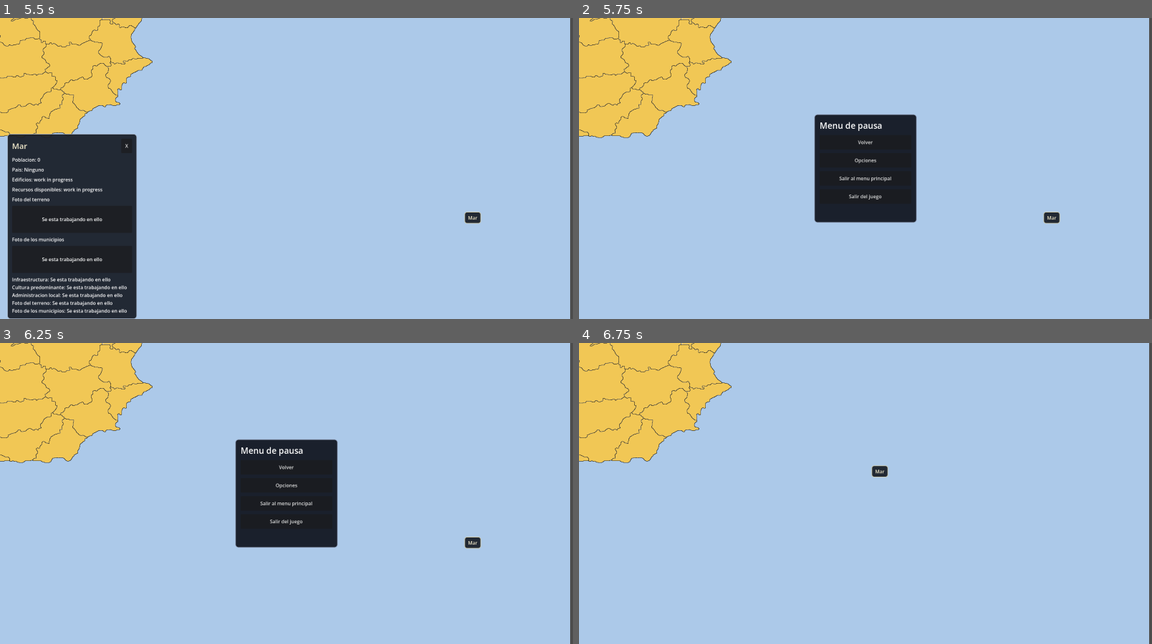
Above: before the commit, frames 1-4 (two rows, left to right).
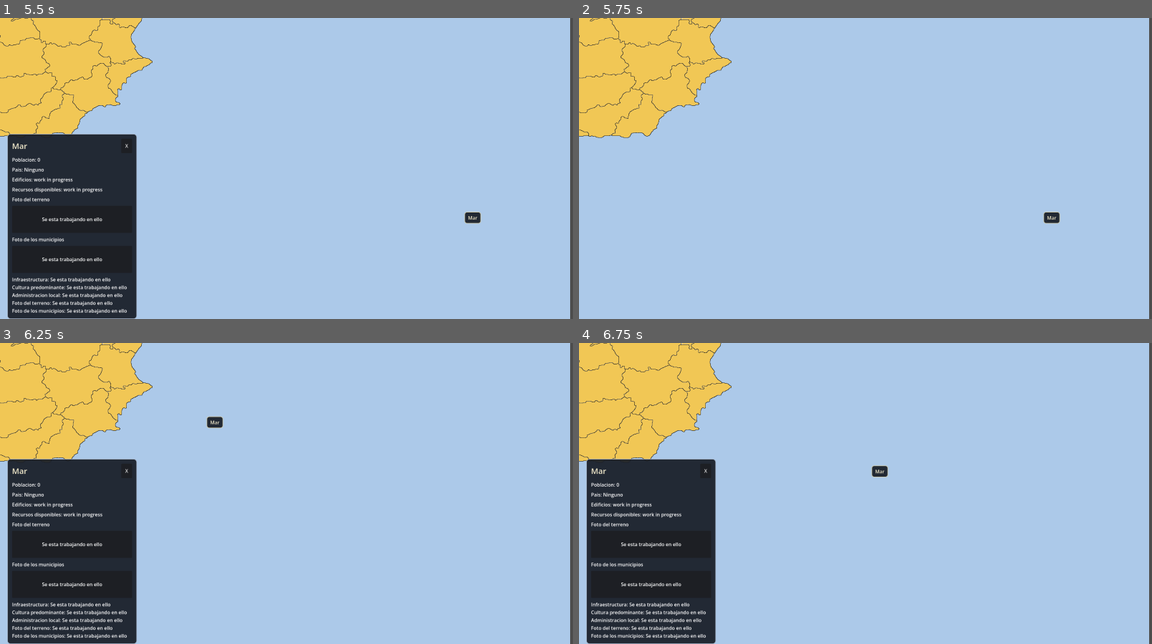
Above: after the commit, the same moments.

Repository: Marcoxis/Balance-of-Power
Game: Godot game, scene res://scenes/Main.tscn
Same seed, same stepped clock (60 frames per second), same inputs: the game is played once before the commit and once after it. This scene is started directly instead of the project's main scene.
Inputs (mouse positions are in pixels of both pictures, inside the frame that each line leads up to):
- Up to frame 1 (5.5 s): tap Enter at 0.5, 3.5, 5 s; move the mouse to (412, 153) at 0.52 s; hold Right (ui_right) 0.53-1.25 s; click (412, 153) at 0.67 s; click "X" at 1.25 s; tap Space at 2, 4.25 s; drag from (171, 183) to (257, 228) at 2.02 s; click "X" at 2.75 s; move the mouse to (343, 102) at 3.52 s; hold Right (ui_right) 3.53-4.25 s; drag from (257, 228) to (114, 123) at 4.27 s; move the mouse to (458, 213) at 5.02 s; hold Left (ui_left) from 5.03 s (still down)
- Up to frame 2 (5.75 s): keep holding Left (ui_left); tap Escape (ui_cancel) at 5.65 s
- Up to frame 3 (6.25 s): release Left (ui_left) at 5.75 s; drag from (114, 448) to (200, 418) at 5.77 s
- Up to frame 4 (6.75 s): click (865, 466) at 6.5 s, where only the run before the commit has a clickable "Volver"

Frame 1 is identical in both runs. In frame 2, 6.4% of the frame differs, in the area x 41-59%, y 32-68%; in frame 3, 21%, in the area x 1-84%, y 24-100%; in frame 4, 14%.

Commit message:
añadido test script, mejoras con el menu de pausa al presionar esc, ya no se ve el nombre de la provincia al salir al menu de pausa

Diff:
--- /dev/null
+++ b/scenes/TestRunner.tscn
@@ -0,0 +1,6 @@
+[gd_scene load_steps=2 format=3]
+
+[ext_resource type="Script" path="res://scripts/test_runner.gd" id="1_4w5ps"]
+
+[node name="TestRunner" type="Node"]
+script = ExtResource("1_4w5ps")
--- /dev/null
+++ b/scripts/test_runner.gd
@@ -0,0 +1,188 @@
+extends Node
+
+const PROVINCES_PATH: String = "res://data/provinces_with_gid.json"
+const COUNTRIES_PATH: String = "res://data/countries.json"
+const TIPS_PATH: String = "res://data/loading_tips.json"
+
+var passed: int = 0
+var failed: int = 0
+
+func _ready() -> void:
+	_run_all_tests()
+	print("")
+	print("Tests completados. OK: %d | ERROR: %d" % [passed, failed])
+	if failed > 0:
+		push_error("Han fallado %d tests." % failed)
+
+func _run_all_tests() -> void:
+	_test_province_data_schema()
+	_test_country_data_schema()
+	_test_province_manager_color_resolution()
+	_test_province_manager_owner_set_get()
+	_test_province_manager_save_roundtrip()
+	_test_province_manager_overlay_builders()
+	_test_nation_manager_load_and_lookup()
+	_test_nation_manager_owner_transfer()
+	_test_nation_manager_save_roundtrip()
+	_test_loading_tips_loader()
+	_test_textures_helpers()
+	_test_scene_resources_load()
+
+func _assert_true(condition: bool, message: String) -> void:
+	if condition:
+		passed += 1
+		print("[OK] %s" % message)
+	else:
+		failed += 1
+		push_error("[ERROR] %s" % message)
+
+func _assert_equal(actual: Variant, expected: Variant, message: String) -> void:
+	_assert_true(actual == expected, "%s | esperado=%s actual=%s" % [message, str(expected), str(actual)])
+
+func _load_json(path: String) -> Variant:
+	var file: FileAccess = FileAccess.open(path, FileAccess.READ)
+	if not file:
+		return null
+	var text: String = file.get_as_text()
+	file.close()
+	return JSON.parse_string(text)
+
+func _create_temp_json_file(file_name: String, data: Variant) -> String:
+	var dir_path: String = "user://tests"
+	DirAccess.make_dir_recursive_absolute(dir_path)
+	var file_path: String = "%s/%s" % [dir_path, file_name]
+	var file: FileAccess = FileAccess.open(file_path, FileAccess.WRITE)
+	file.store_string(JSON.stringify(data, "\t"))
+	file.close()
+	return file_path
+
+func _test_province_data_schema() -> void:
+	var data: Variant = _load_json(PROVINCES_PATH)
+	_assert_true(typeof(data) == TYPE_ARRAY and data.size() > 0, "El JSON de provincias carga y contiene elementos")
+	if typeof(data) != TYPE_ARRAY or data.is_empty():
+		return
+
+	var first: Dictionary = data[0]
+	_assert_true(first.has("gid"), "Cada provincia tiene gid")
+	_assert_true(first.has("nombre"), "Cada provincia tiene nombre")
+	_assert_true(first.has("color"), "Cada provincia tiene color")
+	_assert_true(first.has("population"), "Cada provincia tiene bloque population")
+	_assert_true(first.has("buildings"), "Cada provincia tiene bloque buildings")
+	_assert_true(first.has("resources"), "Cada provincia tiene bloque resources")
+
+func _test_country_data_schema() -> void:
+	var data: Variant = _load_json(COUNTRIES_PATH)
+	_assert_true(typeof(data) == TYPE_ARRAY and data.size() > 0, "El JSON de paises carga y contiene elementos")
+	if typeof(data) != TYPE_ARRAY or data.is_empty():
+		return
+
+	var first: Dictionary = data[0]
+	_assert_true(first.has("id"), "Cada pais tiene id")
+	_assert_true(first.has("name"), "Cada pais tiene name")
+	_assert_true(first.has("color"), "Cada pais tiene color")
+	_assert_true(first.has("provinces"), "Cada pais tiene lista de provincias")
+
+func _test_province_manager_color_resolution() -> void:
+	var manager: ProvinceManager = ProvinceManager.new()
+	manager.load_from_file(PROVINCES_PATH)
+	_assert_true(manager.provinces_by_gid.size() > 0, "ProvinceManager carga provincias")
+	_assert_equal(manager.get_gid_by_color(Color.from_rgba8(206, 181, 20, 255)), "ES-0006", "ProvinceManager resuelve color exacto")
+	_assert_equal(manager.get_gid_by_color(Color(207.0 / 255.0, 181.0 / 255.0, 20.0 / 255.0, 1.0)), "ES-0006", "ProvinceManager resuelve color con tolerancia")
+
+func _test_province_manager_owner_set_get() -> void:
+	var manager: ProvinceManager = ProvinceManager.new()
+	manager.load_from_file(PROVINCES_PATH)
+	manager.set_province_owner("ES-0001", "ES")
+	_assert_equal(manager.get_province_owner("ES-0001"), "ES", "ProvinceManager guarda owner manual")
+
+func _test_province_manager_save_roundtrip() -> void:
+	var manager: ProvinceManager = ProvinceManager.new()
+	manager.load_from_file(PROVINCES_PATH)
+	manager.set_province_owner("ES-0001", "ES")
+	var temp_path: String = _create_temp_json_file("province_roundtrip.json", [])
+	var saved: bool = manager.save_to_file(temp_path)
+	_assert_true(saved, "ProvinceManager guarda JSON temporal")
+	var reloaded: ProvinceManager = ProvinceManager.new()
+	reloaded.load_from_file(temp_path)
+	_assert_equal(reloaded.get_province_owner("ES-0001"), "ES", "ProvinceManager recupera owner tras guardar/cargar")
+	_assert_true(reloaded.provinces_by_gid["ES-0001"].has("population"), "ProvinceManager conserva estructura population")
+
+func _test_province_manager_overlay_builders() -> void:
+	var manager: ProvinceManager = ProvinceManager.new()
+	manager.provinces_by_gid = {
+		"A": {"gid": "A", "nombre": "A", "color": Color.from_rgba8(10, 20, 30, 255), "owner": "ES"},
+		"B": {"gid": "B", "nombre": "B", "color": Color.from_rgba8(40, 50, 60, 255), "owner": null}
+	}
+	manager.color_to_gid = {
+		Color.from_rgba8(10, 20, 30, 255): "A",
+		Color.from_rgba8(40, 50, 60, 255): "B"
+	}
+	manager.rgb_to_gid = {
+		manager._rgb_key_from_ints(10, 20, 30): "A",
+		manager._rgb_key_from_ints(40, 50, 60): "B"
+	}
+
+	var image: Image = Image.create(2, 1, false, Image.FORMAT_RGBA8)
+	image.set_pixel(0, 0, Color.from_rgba8(10, 20, 30, 255))
+	image.set_pixel(1, 0, Color.from_rgba8(40, 50, 60, 255))
+	var texture: ImageTexture = ImageTexture.create_from_image(image)
+
+	var nation_manager: NationManager = NationManager.new()
+	nation_manager.nations["ES"]["provinces"] = ["A"]
+	nation_manager.province_to_nation["A"] = "ES"
+
+	var overlay: Image = manager.recolor_overlay_from_color_map(texture, nation_manager)
+	_assert_true(overlay.get_pixel(0, 0).a > 0.0, "ProvinceManager pinta overlay del propietario")
+	_assert_equal(overlay.get_pixel(1, 0).a, 0.0, "ProvinceManager deja transparente provincia sin owner")
+
+	var selection: Image = manager.build_selection_overlay(texture, "A")
+	_assert_true(selection.get_pixel(0, 0).a > 0.0, "ProvinceManager pinta seleccion de provincia")
+	_assert_equal(selection.get_pixel(1, 0).a, 0.0, "ProvinceManager no pinta otras provincias en seleccion")
+
+func _test_nation_manager_load_and_lookup() -> void:
+	var manager: NationManager = NationManager.new()
+	manager.load_from_file(COUNTRIES_PATH)
+	_assert_true(manager.has_nation("ES"), "NationManager detecta Spain")
+	_assert_equal(manager.get_nation_name("ES"), "Spain", "NationManager devuelve nombre de pais")
+	_assert_equal(manager.get_province_owner("ES-0001"), "ES", "NationManager resuelve propietario por gid")
+
+func _test_nation_manager_owner_transfer() -> void:
+	var manager: NationManager = NationManager.new()
+	manager.load_from_file(COUNTRIES_PATH)
+	manager.set_province_owner("ES-0001", "PT")
+	_assert_equal(manager.get_province_owner("ES-0001"), "PT", "NationManager transfiere una provincia")
+	_assert_true(not manager.nations["ES"]["provinces"].has("ES-0001"), "NationManager elimina provincia del pais anterior")
+	_assert_true(manager.nations["PT"]["provinces"].has("ES-0001"), "NationManager añade provincia al nuevo pais")
+
+func _test_nation_manager_save_roundtrip() -> void:
+	var manager: NationManager = NationManager.new()
+	manager.load_from_file(COUNTRIES_PATH)
+	manager.set_province_owner("PT-0001", "ES")
+	var temp_path: String = _create_temp_json_file("nation_roundtrip.json", [])
+	var saved: bool = manager.save_to_file(temp_path)
+	_assert_true(saved, "NationManager guarda JSON temporal")
+	var reloaded: NationManager = NationManager.new()
+	reloaded.load_from_file(temp_path)
+	_assert_equal(reloaded.get_province_owner("PT-0001"), "ES", "NationManager conserva ownership tras guardar/cargar")
+
+func _test_loading_tips_loader() -> void:
+	var loading_script: GDScript = load("res://scripts/loading_screen.gd")
+	var loading_screen: Control = loading_script.new()
+	var tips: Array[String] = loading_screen._load_tips()
+	_assert_true(tips.size() > 0, "LoadingScreen carga consejos desde JSON")
+	_assert_true(tips[0].begins_with("Consejo:"), "LoadingScreen devuelve consejos validos")
+	loading_screen.queue_free()
+
+func _test_textures_helpers() -> void:
+	var textures_script: GDScript = load("res://scripts/textures.gd")
+	var textures_node: Node2D = textures_script.new()
+	_assert_equal(textures_node._format_population(1234567), "1.234.567", "textures.gd formatea poblacion")
+	_assert_equal(textures_node._get_population_value({"population": {"year": 1835, "value": 123, "status": "estimated"}}), 123, "textures.gd lee bloque population")
+	_assert_equal(textures_node._format_status_list_field({"status": "work in progress", "entries": []}), "work in progress", "textures.gd formatea estado sin entries")
+	_assert_equal(textures_node._format_status_list_field({"status": "ok", "entries": ["Port", "Rail"]}), "Port, Rail", "textures.gd formatea entries")
+	textures_node.queue_free()
+
+func _test_scene_resources_load() -> void:
+	_assert_true(load("res://scenes/Main.tscn") is PackedScene, "Main.tscn carga como escena")
+	_assert_true(load("res://scenes/MainMenu.tscn") is PackedScene, "MainMenu.tscn carga como escena")
+	_assert_true(load("res://scenes/LoadingScreen.tscn") is PackedScene, "LoadingScreen.tscn carga como escena")
--- a/scripts/textures.gd
+++ b/scripts/textures.gd
@@ -113,6 +113,8 @@
 	return null
 
 func _ready():
+	process_mode = Node.PROCESS_MODE_ALWAYS
+
 	var cursor_texture: Texture2D = load(CUSTOM_CURSOR_PATH)
 	if cursor_texture != null:
 		Input.set_custom_mouse_cursor(cursor_texture, Input.CURSOR_ARROW, Vector2(4, 2))
@@ -336,6 +338,10 @@
 	if hover_name_panel == null or color_map_image == null or white_map.size == Vector2.ZERO:
 		return
 
+	if get_tree().paused:
+		hover_name_panel.visible = false
+		return
+
 	var mouse_pos: Vector2 = get_viewport().get_mouse_position()
 	var white_rect: Rect2 = Rect2(white_map.global_position, white_map.size)
 	if not white_rect.has_point(mouse_pos):
@@ -628,14 +634,19 @@
 
 func _unhandled_input(event):
 	if event.is_action_pressed("ui_cancel"):
+		if province_info_panel != null and province_info_panel.visible:
+			province_info_dragging = false
+			province_info_panel.visible = false
+			return
+
 		if pause_menu_panel != null:
 			var is_open: bool = pause_menu_panel.visible
 			pause_menu_panel.visible = not is_open
 			if not is_open:
+				if hover_name_panel != null:
+					hover_name_panel.visible = false
 				_center_pause_menu()
 			get_tree().paused = not is_open
-			if province_info_panel != null and not is_open:
-				province_info_panel.visible = false
 		return
 
 	if event is InputEventMouseButton \
Not shown, added: scripts/test_runner.gd.uid
